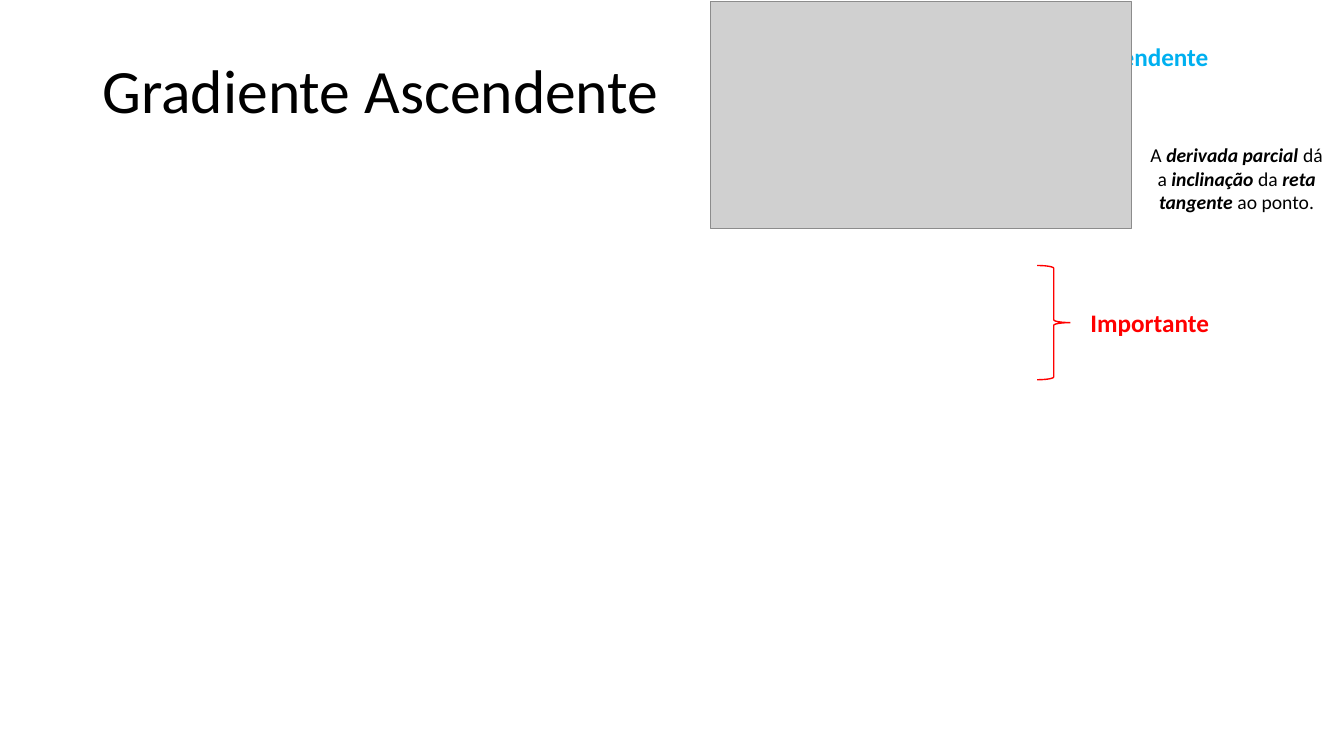
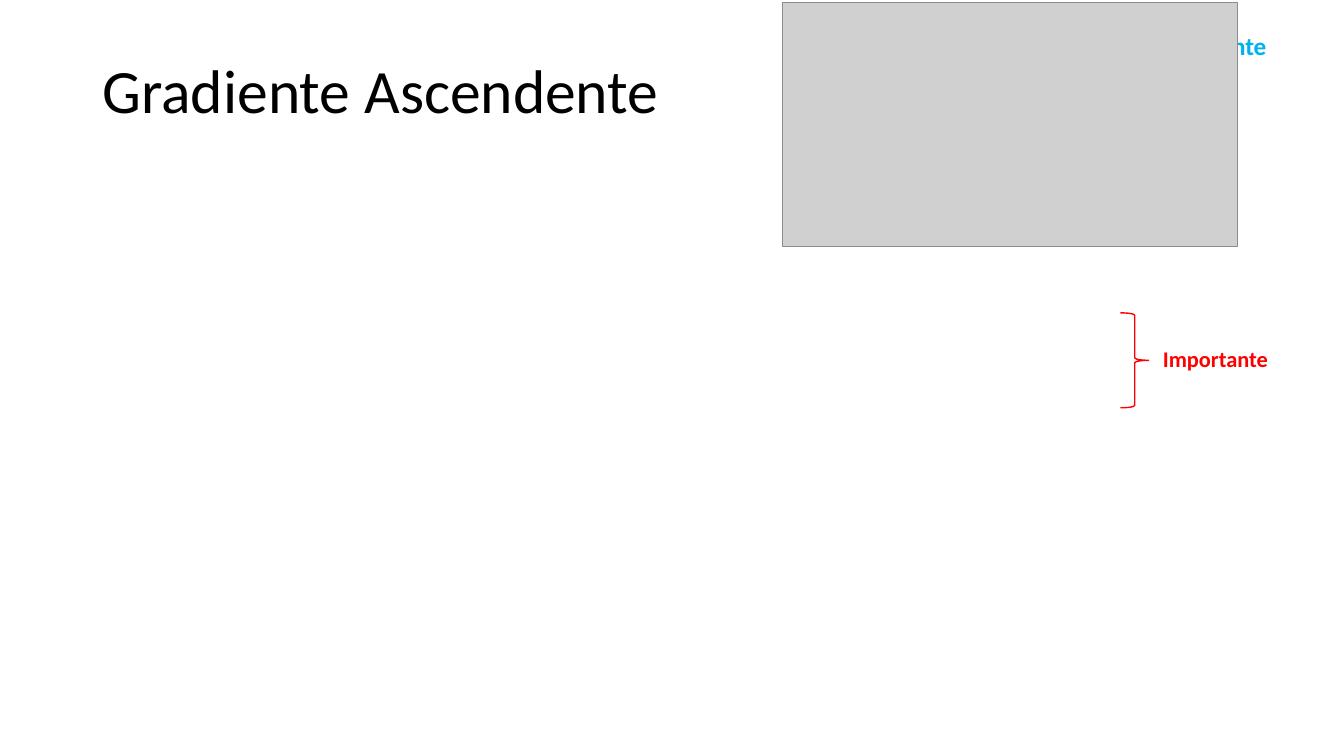
Before and after one commit to zz4fap/t319_aprendizado_de_maquina, a slide deck: slide 5 of slides/T319_Regressão_Linear (Parte II).pptx (slide 4 before the commit). Drawn at 1344x756 pixels with LibreOffice and Linux fonts; fonts in the diff are those of the drawing; grey boxes stand for pictures. Boxes give left, top, right and bottom in pixels: in the first picture for what was removed or moved away, otherwise in the second. Text is boxed around its words. In the diff, an @@ line names an element or a change of style, - is before the commit and + after.

```diff
--- a/slides/T319_Regressão_Linear (Parte II).pptx
+++ b/slides/T319_Regressão_Linear (Parte II).pptx
@@ picture: place and size @@
-picture at bbox=[711, 2, 1132, 229]
+picture at bbox=[783, 2, 1238, 246]
@@ text "Gradiente ascendente": place and size @@
-text "Gradiente ascendente" at bbox=[1089, 45, 1209, 72]
+text "Gradiente ascendente" at bbox=[1147, 35, 1267, 62]
@@ text removed at bbox=[1150, 148, 1323, 213] @@
-A derivada parcial dá a inclinação da reta tangente ao ponto.
@@ right brace: place and size @@
-right brace at bbox=[1037, 265, 1071, 379]
+right brace at bbox=[1121, 313, 1149, 407]
@@ text "Importante": place and size @@
-text "Importante" at bbox=[1090, 315, 1208, 336]
+text "Importante" at bbox=[1163, 352, 1268, 371]
@@ text "Importante" at bbox=[1163, 352, 1268, 371]: size 18 to 16 pt; alignment left to centre @@
```
Also in this commit, not shown: 3 other slides changed, 1 slide added, 4 other files.
